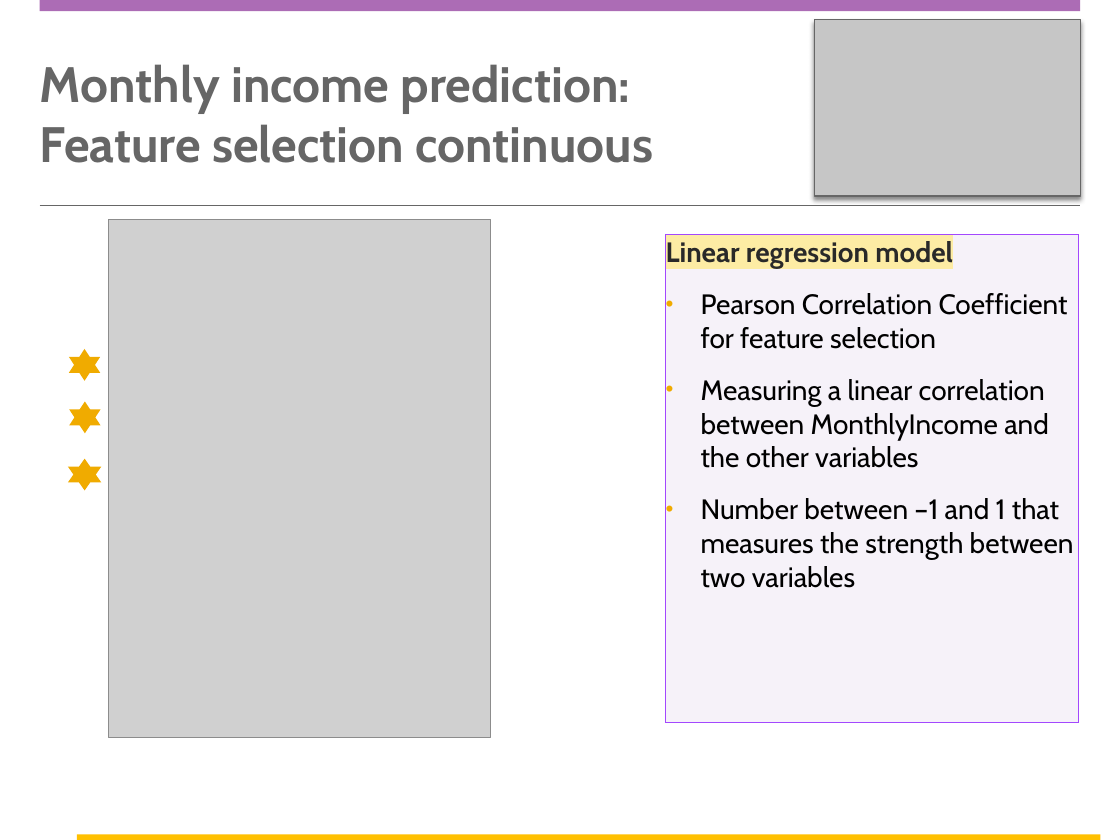
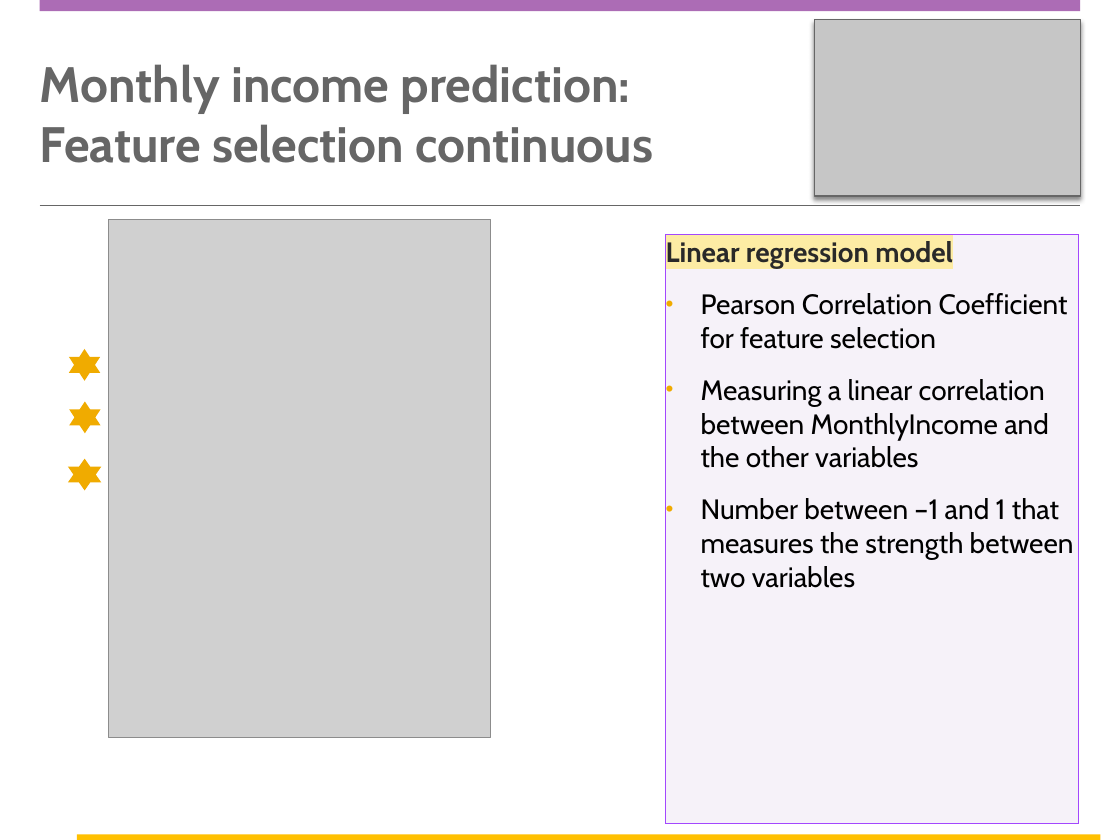
Before and after one commit to carlosAtestevez/CaseStudy2DDS, a slide deck: slide 15 of DDSAnalytics Presentation.pptx. Drawn at 1120x840 pixels with LibreOffice and Linux fonts; fonts in the diff are those of the drawing; grey boxes stand for pictures; background and template pictures are left out. Boxes give left, top, right and bottom in pixels: in the first picture for what was removed or moved away, otherwise in the second. Text is boxed around its words. In the diff, an @@ line names an element or a change of style, - is before the commit and + after.

```diff
--- a/DDSAnalytics Presentation.pptx
+++ b/DDSAnalytics Presentation.pptx
@@ rectangle "Linear regression model": place and size @@
-rectangle "Linear regression model" at [665,234,1079,722]
+rectangle "Linear regression model" at [665,234,1079,824]
```
Also in this commit, not shown: 10 other slides changed, 6 slides added, 6 other files.
